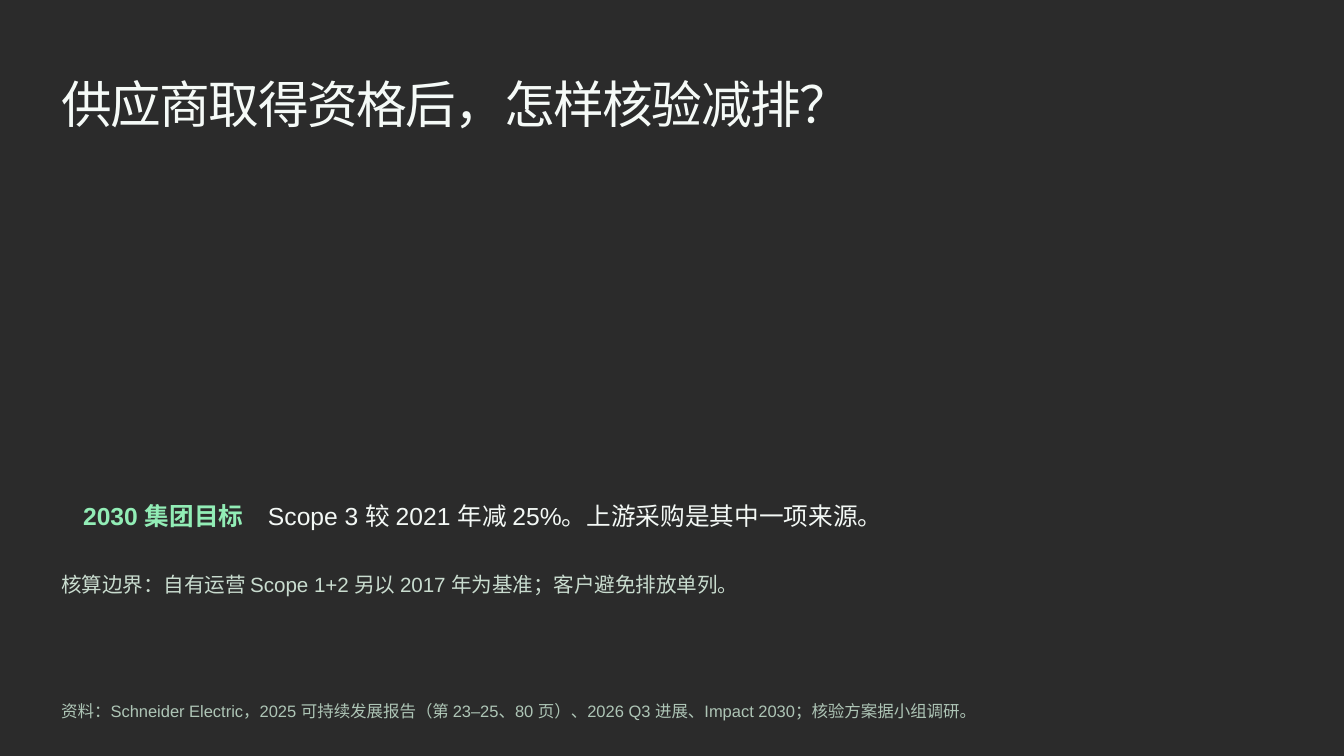
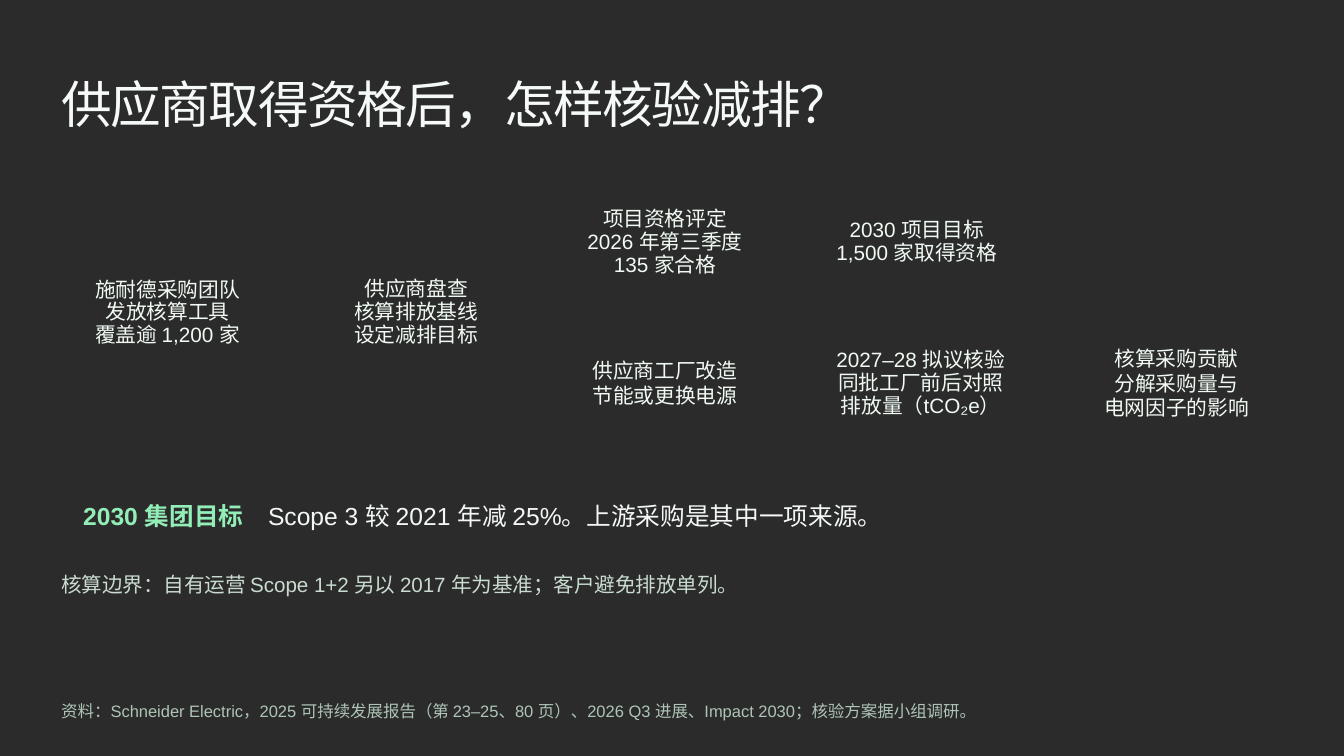
Before and after one commit to Bowen-Xue-ac2/bowen_pre_stage, a slide deck: slide 7 of schneider-electric/Schneider-Electric-Social-Impact.pptx. Drawn at 1344x756 pixels with LibreOffice and Linux fonts; fonts in the diff are those of the drawing; background and template pictures are left out; a plain dark background stands for a picture behind light text. Boxes give left, top, right and bottom in pixels: in the first picture for what was removed or moved away, otherwise in the second. Text is boxed around its words. In the diff, an @@ line names an element or a change of style, - is before the commit and + after.

```diff
--- a/schneider-electric/Schneider-Electric-Social-Impact.pptx
+++ b/schneider-electric/Schneider-Electric-Social-Impact.pptx
@@ text added at [587,208,742,274], 14.8 pt, text #F0FAF3 @@
+项目资格评定
+2026 年第三季度
+135 家合格
@@ text added at [836,219,997,263], 14.8 pt, text #F0FAF3 @@
+2030 项目目标
+1,500 家取得资格
@@ text added at [95,279,240,345], 14.8 pt, text #F0FAF3 @@
+施耐德采购团队
+发放核算工具
+覆盖逾 1,200 家
@@ text added at [354,278,478,344], 14.8 pt, text #F0FAF3 @@
+供应商盘查
+核算排放基线
+设定减排目标
@@ text added at [836,349,1006,415], 14.8 pt, text #F0FAF3 @@
+2027–28 拟议核验
+同批工厂前后对照
+排放量（tCO₂e）
@@ text added at [1104,348,1249,417], 14.8 pt, text #F0FAF3 @@
+核算采购贡献
+分解采购量与
+电网因子的影响
@@ text added at [593,360,738,405], 14.8 pt, text #F0FAF3 @@
+供应商工厂改造
+节能或更换电源
```
Also in this commit, not shown: 11 other slides changed.
